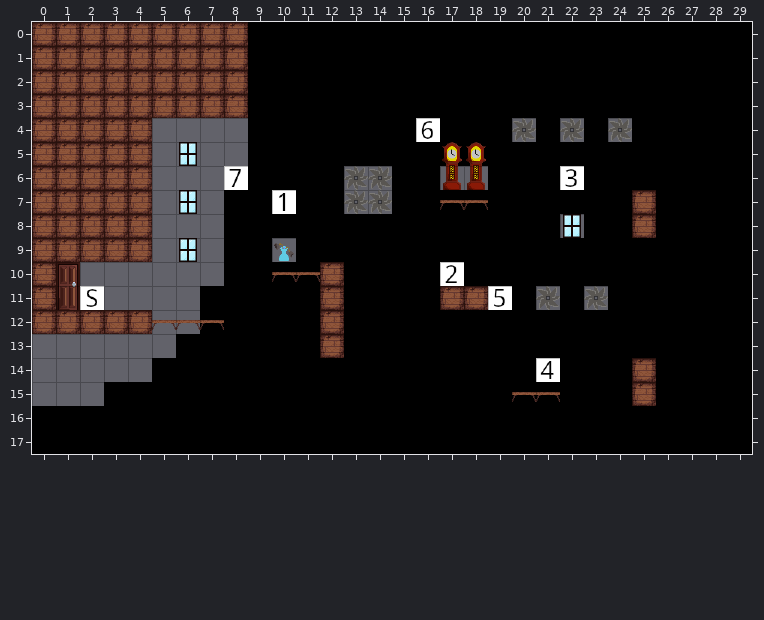
An edit to a level. Tiled map, editor/Intro.tmx. The first picture shows the starting point.
Cells are 32x32 px. Shown: x 0..29, y 0..17.
Once edited:
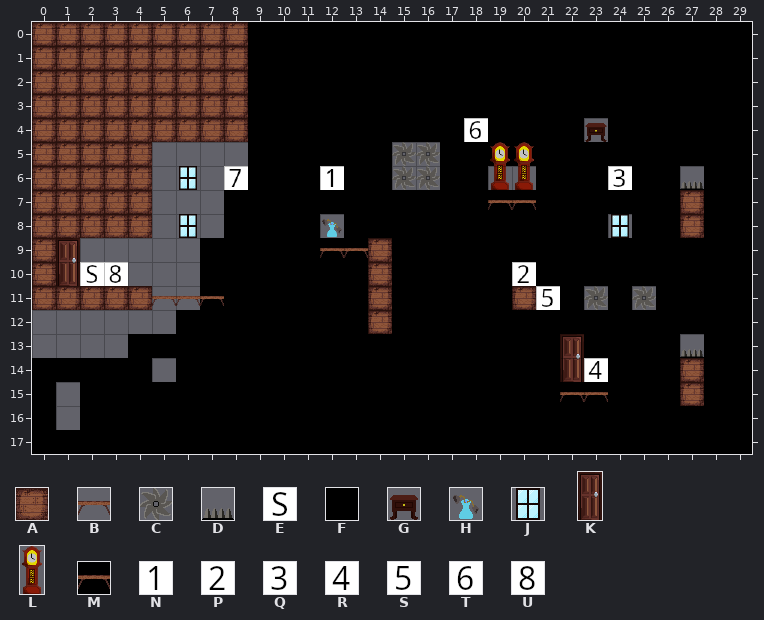
Key: from "Base": A 1 "block", B 2 "plat", C 3 "saw", D 4 "spikes", E 5 "s", F 6 "noJar", G 20 "drawer", H 21 "vase", J 22 "window", K 23 "door", L 24 "clock", M 25 "platDark", N 100 "1", P 101 "2", Q 102 "3", R 103 "4", S 104 "5", T 105 "6", U 107 "8".
_ is an empty cell.
Difference:
{"where": "layer \"Tile Layer 1\""}
{"y":4,"x":5,"old":"____","new":"AAAA"}
{"y":4,"x":16,"old":"T","new":"F"}
{"y":4,"x":18,"old":"F","new":"T"}
{"y":4,"x":20,"old":"C","new":"F"}
{"y":4,"x":22,"old":"CFC","new":"FGF"}
{"y":5,"x":6,"old":"J","new":"_"}
{"y":5,"x":15,"old":"FF","new":"CC"}
{"y":6,"x":6,"old":"_","new":"J"}
{"y":6,"x":12,"old":"FCCFFLLFF","new":"NFFCCFFLL"}
{"y":6,"x":22,"old":"Q","new":"F"}
{"y":6,"x":24,"old":"F","new":"Q"}
{"y":6,"x":27,"old":"F","new":"D"}
{"y":7,"x":6,"old":"J","new":"_"}
{"y":7,"x":10,"old":"N","new":"F"}
{"y":7,"x":13,"old":"CC","new":"FF"}
{"y":7,"x":17,"old":"MMFF","new":"FFMM"}
{"y":7,"x":25,"old":"A","new":"F"}
{"y":7,"x":27,"old":"F","new":"A"}
{"y":8,"x":6,"old":"_","new":"J"}
{"y":8,"x":12,"old":"F","new":"H"}
{"y":8,"x":22,"old":"J","new":"F"}
{"y":8,"x":24,"old":"FA","new":"JF"}
{"y":8,"x":27,"old":"F","new":"A"}
{"y":9,"x":1,"old":"AAAA","new":"____"}
{"y":9,"x":6,"old":"J_","new":"_F"}
{"y":9,"x":10,"old":"H","new":"F"}
{"y":9,"x":12,"old":"FFF","new":"MMA"}
{"y":10,"x":1,"old":"___","new":"KEU"}
{"y":10,"x":7,"old":"_","new":"F"}
{"y":10,"x":10,"old":"MMA","new":"FFF"}
{"y":10,"x":14,"old":"F","new":"A"}
{"y":10,"x":17,"old":"P","new":"F"}
{"y":10,"x":20,"old":"F","new":"P"}
{"y":11,"x":1,"old":"KE____F","new":"AAAABBM"}
{"y":11,"x":12,"old":"A","new":"F"}
{"y":11,"x":14,"old":"F","new":"A"}
{"y":11,"x":17,"old":"AASFC","new":"FFFAS"}
{"y":11,"x":25,"old":"F","new":"C"}
{"y":12,"x":0,"old":"AAAAABBM","new":"______FF"}
{"y":12,"x":12,"old":"A","new":"F"}
{"y":12,"x":14,"old":"F","new":"A"}
{"y":13,"x":4,"old":"__","new":"FF"}
{"y":13,"x":12,"old":"A","new":"F"}
{"y":13,"x":27,"old":"F","new":"D"}
{"y":14,"x":0,"old":"_____F","new":"FFFFF_"}
{"y":14,"x":21,"old":"RFF","new":"FKR"}
{"y":14,"x":25,"old":"A","new":"F"}
{"y":14,"x":27,"old":"F","new":"A"}
{"y":15,"x":0,"old":"_","new":"F"}
{"y":15,"x":2,"old":"_","new":"F"}
{"y":15,"x":20,"old":"MMFF","new":"FFMM"}
{"y":15,"x":25,"old":"A","new":"F"}
{"y":15,"x":27,"old":"F","new":"A"}
{"y":16,"x":1,"old":"F","new":"_"}
{"label":"changed","picture_box":[32,118,248,430]}
{"label":"changed","picture_box":[272,118,656,406]}
{"label":"changed","picture_box":[680,166,704,238]}
{"label":"changed","picture_box":[680,334,704,406]}
